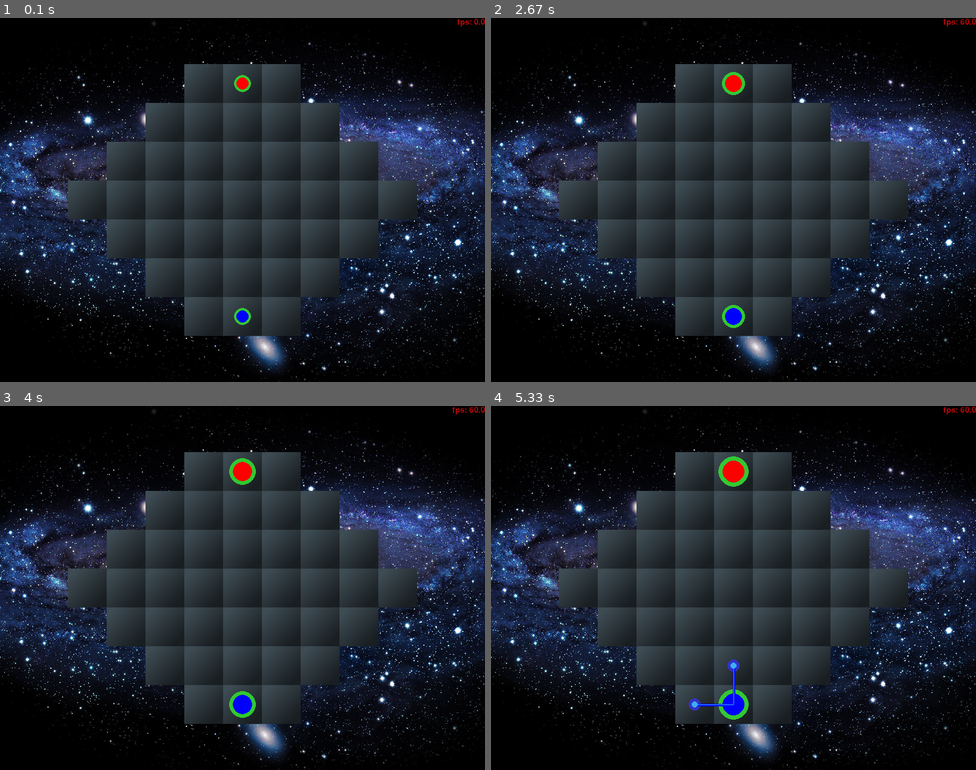
Above: before the commit, frames 1-4 (two rows, left to right).
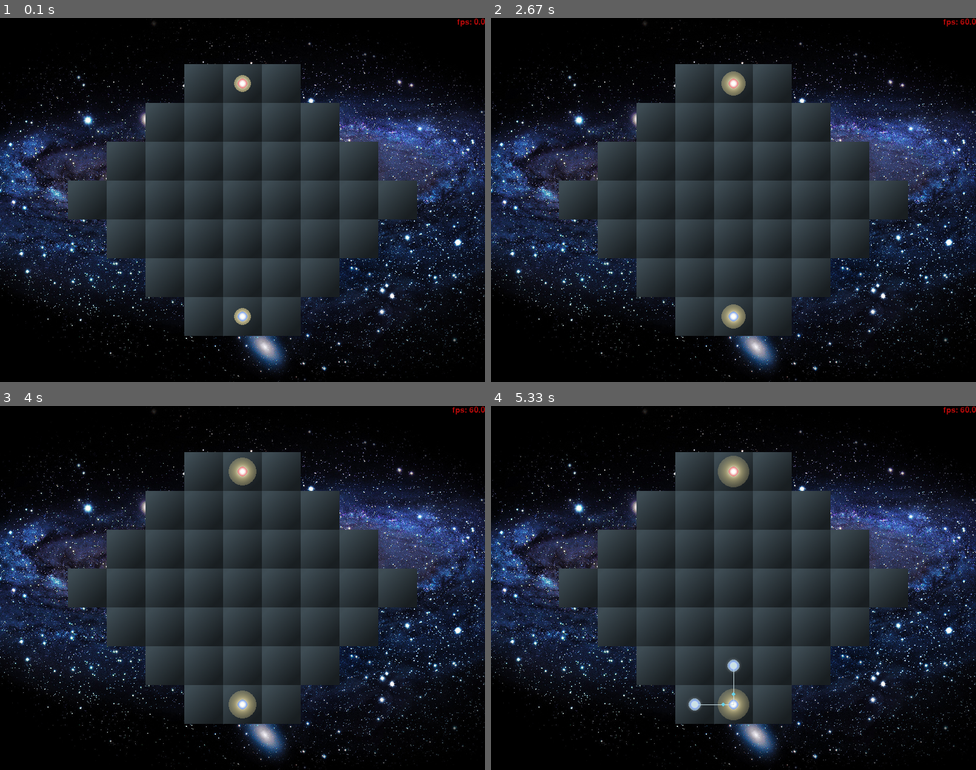
Above: after the commit, the same moments.

Repository: five-elephants/a_game
Game: pygame game, started from a_game.py
The game is run twice, just before and just after one commit, with the same random seed, the same clock (stepped at 60 frames per second) and the same inputs. The source is Python 2; it was converted automatically to run under Python 3.
Inputs (mouse positions are in pixels of both pictures, inside the frame that each line leads up to):
- Up to frame 1 (0.1 s): no input
- Up to frame 2 (2.67 s): click (733, 200) at 0.38 s
- Up to frame 3 (4 s): no input
- Up to frame 4 (5.33 s): no input

The runs differ from the first frame. In frame 1, 0.2% of the frame differs, in the area x 48-52%, y 15-85%; in frame 2, 0.5%; in frame 3, 0.7%; in frame 4, 1.1%, in the area x 40-54%, y 13-87%.

Commit message:
some design stuff

Diff:
--- a/a_game.py
+++ b/a_game.py
@@ -31,6 +31,8 @@
 
     self.screen = pygame.display.set_mode(self.screen_size)
     pygame.display.set_caption('A Game!')
+    print "display driver: ", pygame.display.get_driver()
+    print "screen bit depth: ", self.screen.get_bitsize()
 
     res.resources = res.Resources('data', screen_size)
 
--- a/grid.py
+++ b/grid.py
@@ -1,4 +1,5 @@
 from itertools import ifilterfalse, ifilter, imap
+import math
 import pygame
 from pygame.locals import *
 import resources as res
@@ -9,7 +10,7 @@
     pygame.sprite.Sprite.__init__(self)
 
     #self.image = res.resources.point
-    self.image = pygame.Surface((64, 64))
+    self.image = pygame.Surface((64, 64), SRCALPHA)
     self.image.fill(res.resources.colorkey)
     self.image.set_colorkey(res.resources.colorkey)
     self.rect = self.image.get_rect()
@@ -38,14 +39,23 @@
     pygame.draw.circle(self.image,
         res.resources.point_halo_colors[state],
         self.image.get_rect().center,
-        max(int(self.value * (self.image.get_width()/2 - 4)), 10))
+        max(int(round(self.value * (self.image.get_width()/2 - 4))), 10))
+    self.image.blit(res.resources.halo_screen, self.image.get_rect(),
+                   special_flags=BLEND_RGBA_MIN)
+
 
     ## player color mark
     pygame.draw.circle(self.image,
         res.resources.player_colors[self.owner],
         self.image.get_rect().center,
-        int(self.value * (self.image.get_width()/2 - 12)))
-
+        int(round((self.image.get_width()/8))))
+
+    pygame.draw.circle(self.image,
+                       res.resources.point_inner_color,
+                       self.image.get_rect().center,
+                       int(round((self.image.get_width()/8-4))))
+
+    self.image.blit(res.resources.point_screen, self.image.get_rect())
 
 class Connection(pygame.sprite.Sprite):
   def __init__(self, owner, xy_a, xy_b, pt_in, pt_out, is_attack=False):
@@ -65,21 +75,13 @@
     self.is_attack = is_attack
 
     self.image = pygame.Surface(
-        (abs(xy_a[0] - xy_b[0]) + 20, abs(xy_a[1] - xy_b[1])+20)
+        (abs(xy_a[0] - xy_b[0]) + 20, abs(xy_a[1] - xy_b[1])+20),
+        SRCALPHA
     )
     self.rect = self.image.get_rect()
     self.rect.left = min(xy_a[0], xy_b[0])-10
     self.rect.top = min(xy_a[1], xy_b[1])-10
-    self.image.fill(res.resources.colorkey)
-    self.image.set_colorkey(res.resources.colorkey)
-    self.color = pygame.Color(58, 176, 242, 255)
-    a = (xy_a[0] - self.rect.left, xy_a[1] - self.rect.top)
-    b = (xy_b[0] - self.rect.left, xy_b[1] - self.rect.top)
-    pygame.draw.line(self.image,
-        res.resources.player_colors[self.owner],
-        a, b, 4)
-    pygame.draw.aaline(self.image, self.color, a, b, 0)
-    pygame.draw.circle(self.image, self.color, b, 5)
+    #self.image.set_colorkey(res.resources.colorkey)
 
     self.timer = 0.0
 
@@ -131,22 +133,51 @@
 
   def update(self, dt):
     self.timer += dt
+
+    a = (self.u[0] - self.rect.left, self.u[1] - self.rect.top)
+    b = (self.v[0] - self.rect.left, self.v[1] - self.rect.top)
+    self.image.fill(pygame.Color(0,0,0,0))
+
     if self.is_attack:
-      if self.timer > rules.rules.attack_interval:
+      interval = rules.rules.attack_interval
+      if self.timer > interval:
         if rules.rules.get_point_state(self.point_in.value) >= rules.rules.POINT_STATE_GROWING:
           self.point_in.value -= rules.rules.attack_invest
           self.point_out.value -= rules.rules.attack_damage
           self.point_in.value = max(rules.rules.value_min, self.point_in.value)
           self.point_out.value = max(rules.rules.value_min, self.point_out.value)
         self.timer = 0.0
+
+      #color_scale = math.exp(-math.sin(self.timer / interval * math.pi))
+      t = min(self.timer, interval)
+      color_scale = min(1.0, math.exp(-t/0.1) + math.exp((t - interval)/0.01))
+      color = pygame.Color(int(color_scale * 255),
+                           int(color_scale * 255),
+                           int(color_scale * 255),
+                           255)
+      pygame.draw.aaline(self.image, color, a, b, 0)
     else:
-      if self.timer > rules.rules.transport_interval:
+      interval = rules.rules.transport_interval
+      if self.timer > interval:
         if rules.rules.get_point_state(self.point_in.value) >= rules.rules.POINT_STATE_GROWING:
           self.point_in.value -= rules.rules.transport_value
           self.point_out.value += rules.rules.transport_value
           self.point_in.value = max(rules.rules.value_min, self.point_in.value)
           self.point_out.value = min(rules.rules.value_max, self.point_out.value)
         self.timer = 0.0
+
+      p = (
+        int(self.u[0] - self.rect.left + (self.timer/interval) * (self.v[0] - self.u[0])),
+        int(self.u[1] - self.rect.top+ (self.timer/interval) * (self.v[1] - self.u[1])),
+      )
+      #pygame.draw.line(self.image,
+          #res.resources.player_colors[self.owner],
+          #a, b, 4)
+      pygame.draw.aaline(self.image, res.resources.connection_color, a, b, 0)
+      #pygame.draw.line(self.image, res.resources.connection_color, a, b, 1)
+      pygame.draw.circle(self.image, res.resources.connection_color, b, 5)
+      pygame.draw.circle(self.image, res.resources.transport_color, p, 3)
+
 
 
 class Grid(pygame.sprite.Group):
--- a/resources.py
+++ b/resources.py
@@ -8,7 +8,7 @@
   except pygame.error, message:
     print 'Cannot load image:', name
     raise SystemExit, message
-  image = image.convert()
+  #image = image.convert()
   if colorkey is not None:
     if colorkey is -1:
       colorkey = image.get_at((0,0))
@@ -23,16 +23,19 @@
     self.big_font = pygame.font.Font(None, 50)
 
     ## colors ##
-    self.colorkey = pygame.Color(0, 255, 0, 255)
+    self.colorkey = pygame.Color(0, 255, 0, 0)
     self.player_colors = [
-        pygame.Color(255, 0,   0, 255),
-        pygame.Color(  0, 0, 255, 255),
+        pygame.Color('#d91a1a'),
+        pygame.Color('#1a5cd9'),
     ]
     self.point_halo_colors = [
-        pygame.Color( 50,  50, 200, 128),
-        pygame.Color( 50, 200,  50, 128),
-        pygame.Color(200, 200, 200, 128),
+        pygame.Color('#8db6d9ef'),
+        pygame.Color('#d9ca8def'),
+        pygame.Color('#91d98def'),
     ]
+    self.point_inner_color = pygame.Color('#cfcd5d')
+    self.connection_color = pygame.Color('#cbe1e6')
+    self.transport_color = pygame.Color('#67d0e6')
 
     ## images ##
     #self.background = pygame.Surface(screen_size)
@@ -44,6 +47,8 @@
     self.tile = load_image(os.path.join(data_dir, 'tile.png')).convert()
     self.point = load_image(os.path.join(data_dir, 'point.png'),
         colorkey=self.colorkey).convert()
+    self.point_screen = load_image(os.path.join(data_dir, 'point_screen.png')).convert_alpha()
+    self.halo_screen = load_image(os.path.join(data_dir, 'halo_screen.png')).convert_alpha()
 
 
 resources = None
--- a/test_agent.py
+++ b/test_agent.py
@@ -1,3 +1,4 @@
+import random
 from agent import *
 from rules import rules
 
@@ -30,7 +31,8 @@
       self.grid.grow(a[0], a[1])
 
   def find_expansion_pos(self, ij):
-    free = self.map.fields_without_owner()
+    free = list(self.map.fields_without_owner())
+    random.shuffle(free)
     dist_key = lambda x: (x[0] - ij[0])**2 + (x[1] - ij[1])**2
     free_by_dist = sorted(free, key=dist_key)
     if free_by_dist:
Binary file added: data/halo_screen.png
Binary file added: data/point_screen.png
Not shown, added: data_devel/halo_screen.xcf
Not shown, added: data_devel/point_screen.xcf
